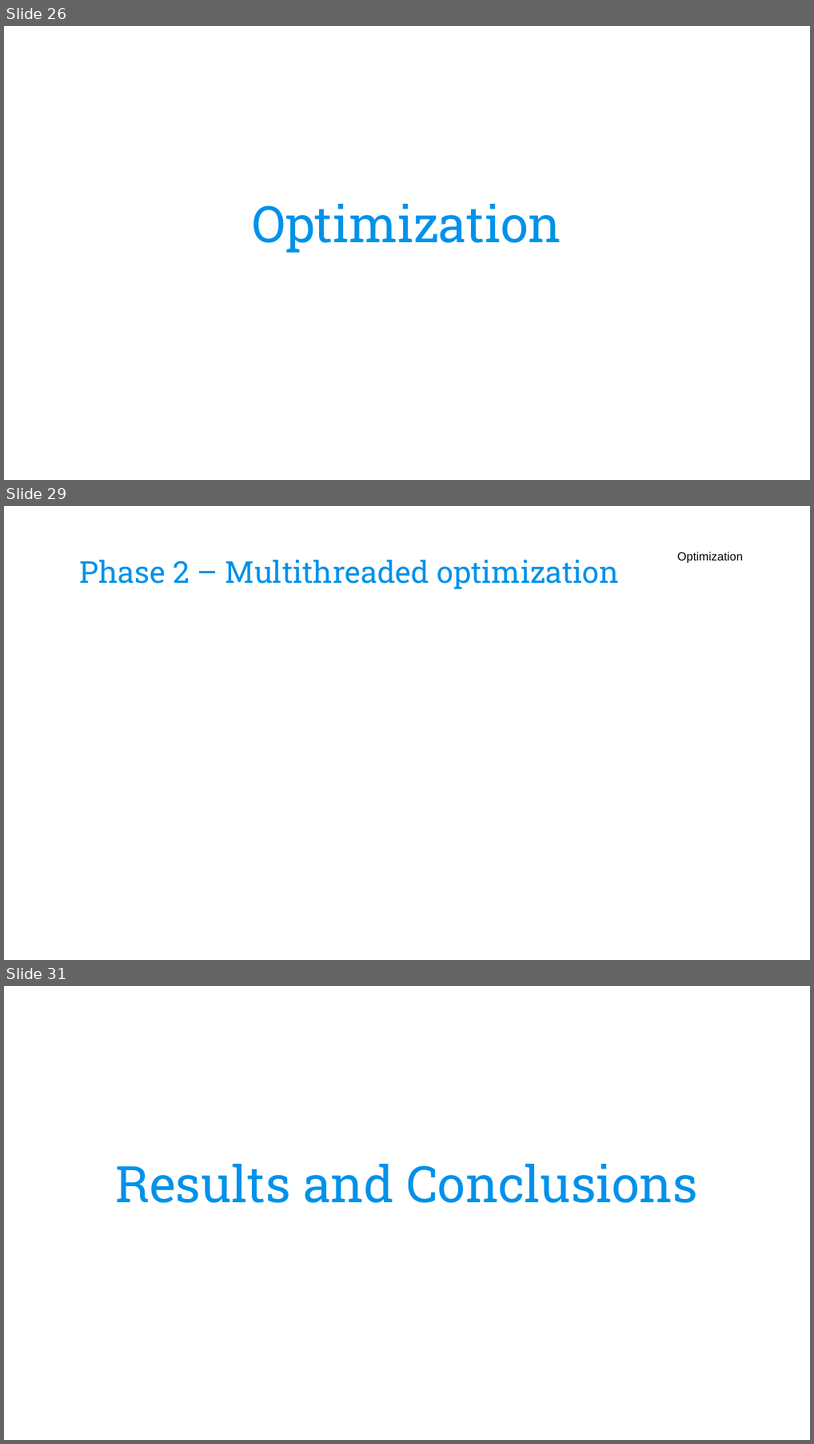
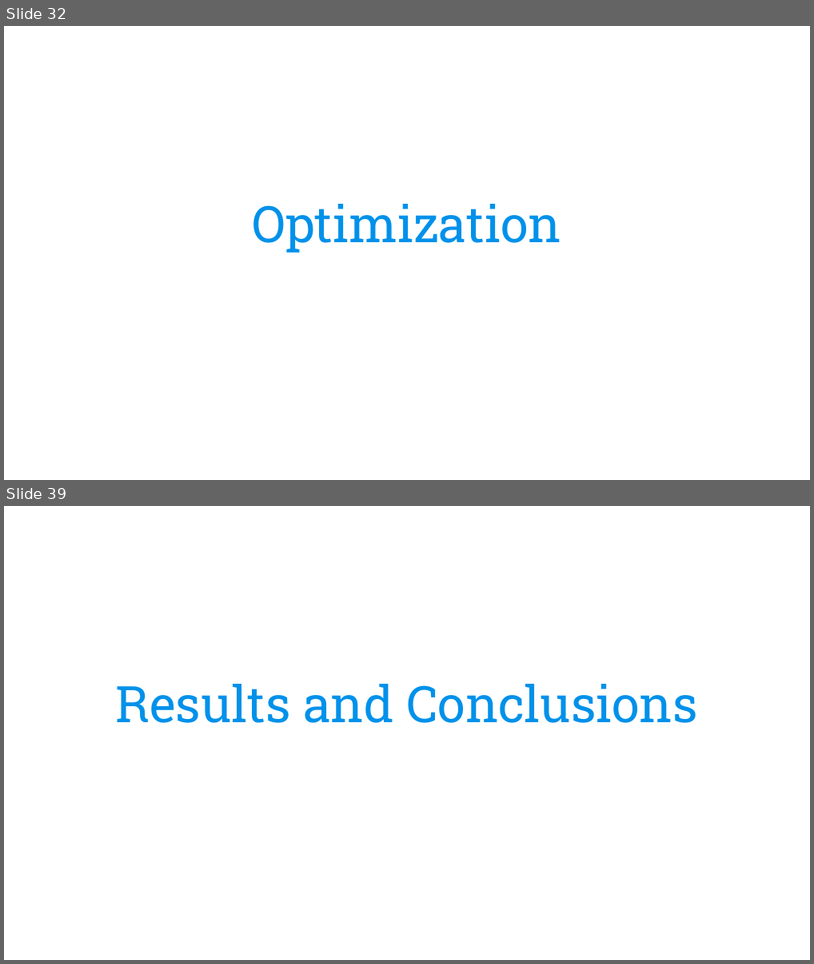
Before and after one commit to CarolinaBianchi/ETPsolver, a slide deck: Optimization/doc/ETPslides_OMAAL_group11.pptx. Shown one above the other, each under a label of ours: slides 26, 29 and 31 before the commit, slides 32 and 39 after it; the slides between them are not shown. The pictures are 814x1444 and 814x964 pixels, drawn with LibreOffice and Linux fonts; fonts in the diff are those of the drawing; background and template pictures are left out. Boxes give left, top, right and bottom in pixels: in the first picture for what was removed or moved away, otherwise in the second. Text is boxed around its words. In the diff, an @@ line names an element or a change of style, - is before the commit and + after.

```diff
--- a/Optimization/doc/ETPslides_OMAAL_group11.pptx
+++ b/Optimization/doc/ETPslides_OMAAL_group11.pptx
@@ slide 29 removed at [4,506,810,960], background picture (left out) @@
@@ text removed at [678,552,743,563] @@
-Optimization
@@ title removed at [79,560,619,589] @@
-Phase 2 – Multithreaded optimization
@@ what was slide 26 is now slide 32 @@
@@ what was slide 31 is now slide 39 @@
```
Also in this commit, not shown: 16 slides changed, 12 slides added, 3 other slides removed.
